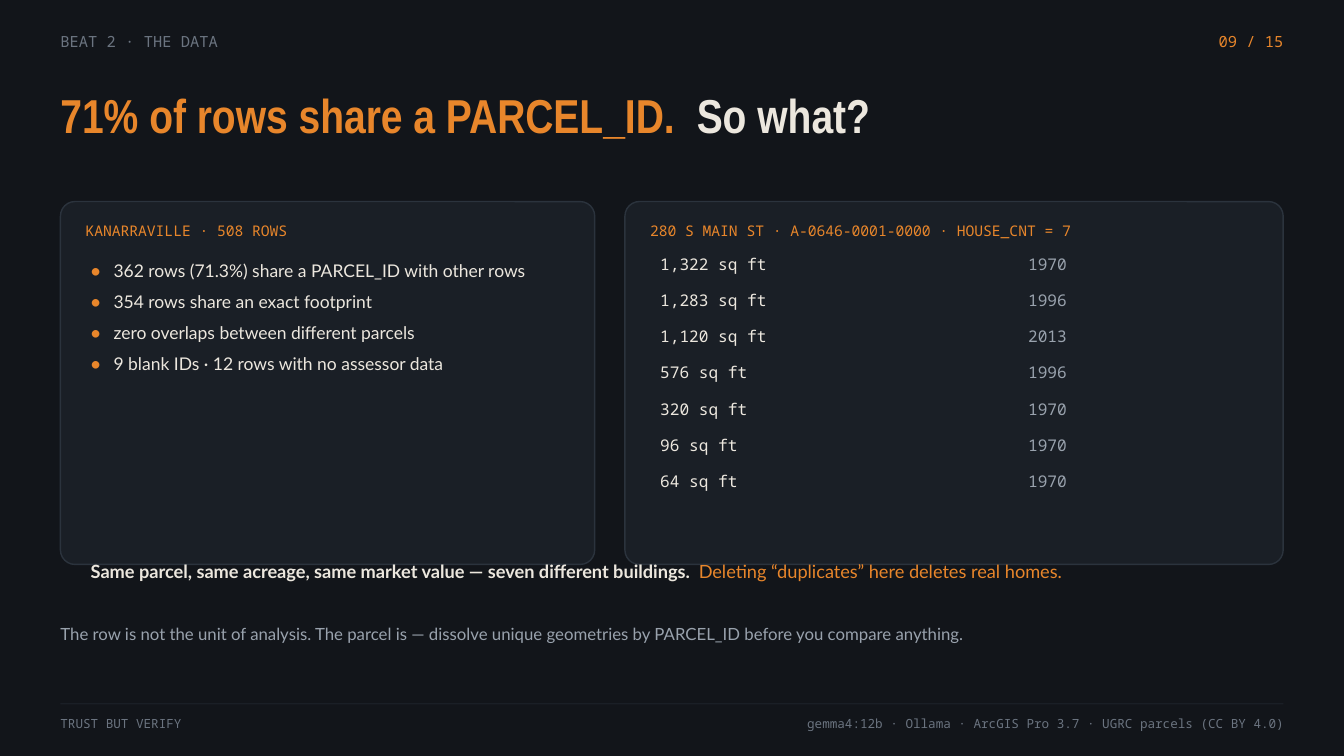
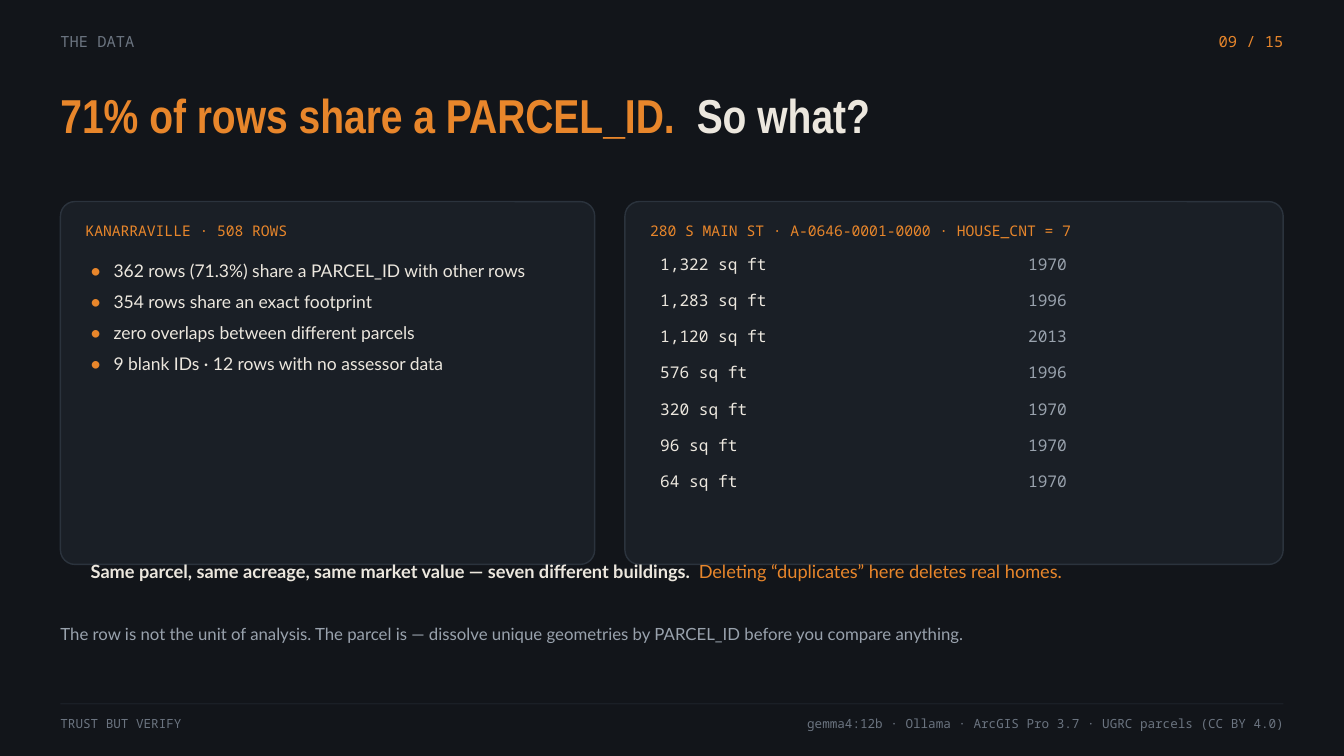
Before and after one commit to Robert-Sunrise-Engineering/G5Presentation, a slide deck: slide 2 of slides/deck_g5_beats2.pptx. Drawn at 1344x756 pixels with LibreOffice and Linux fonts; fonts in the diff are those of the drawing. Boxes give left, top, right and bottom in pixels: in the first picture for what was removed or moved away, otherwise in the second. Text is boxed around its words. In the diff, an @@ line names an element or a change of style, - is before the commit and + after.

```diff
--- a/slides/deck_g5_beats2.pptx
+++ b/slides/deck_g5_beats2.pptx
@@ text at (60,36,134,47): text changed @@
-BEAT 2 · THE DATA
+THE DATA
```
Also in this commit, not shown: 5 other slides changed, 10 other files.
